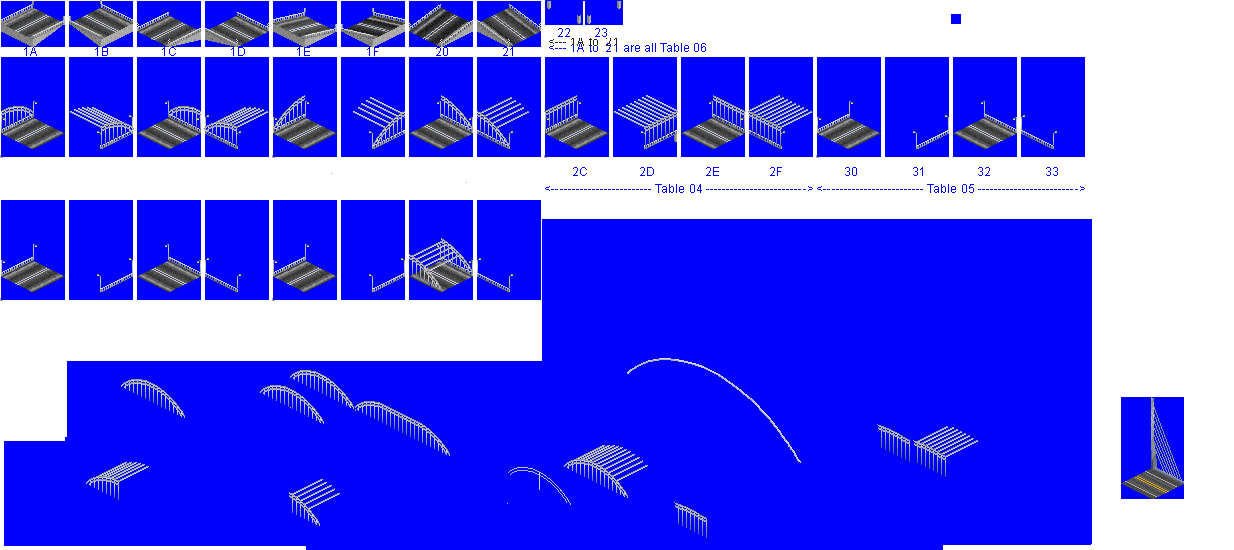
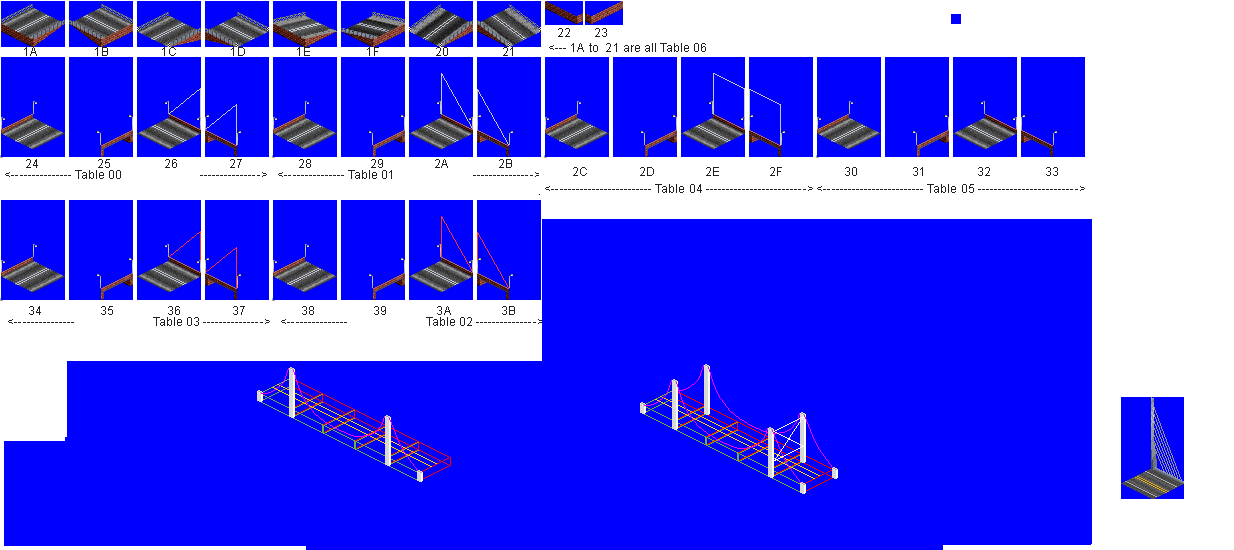
Revision of a layered 1234px x 550px image; what changed, layer by layer:
hid "archtest small" over [1, 95, 978, 538]
hid "lite streetlamps" over [1, 101, 1085, 499]
showed "improved streetlamps", moved it above "sustest" over [1, 101, 1085, 499]
showed "sustest", painted on it over [169, 73, 838, 494]
hid "base" over [1, 0, 1054, 456]
showed "Pasted Layer #2", painted on it over [1, 1, 1085, 493]
